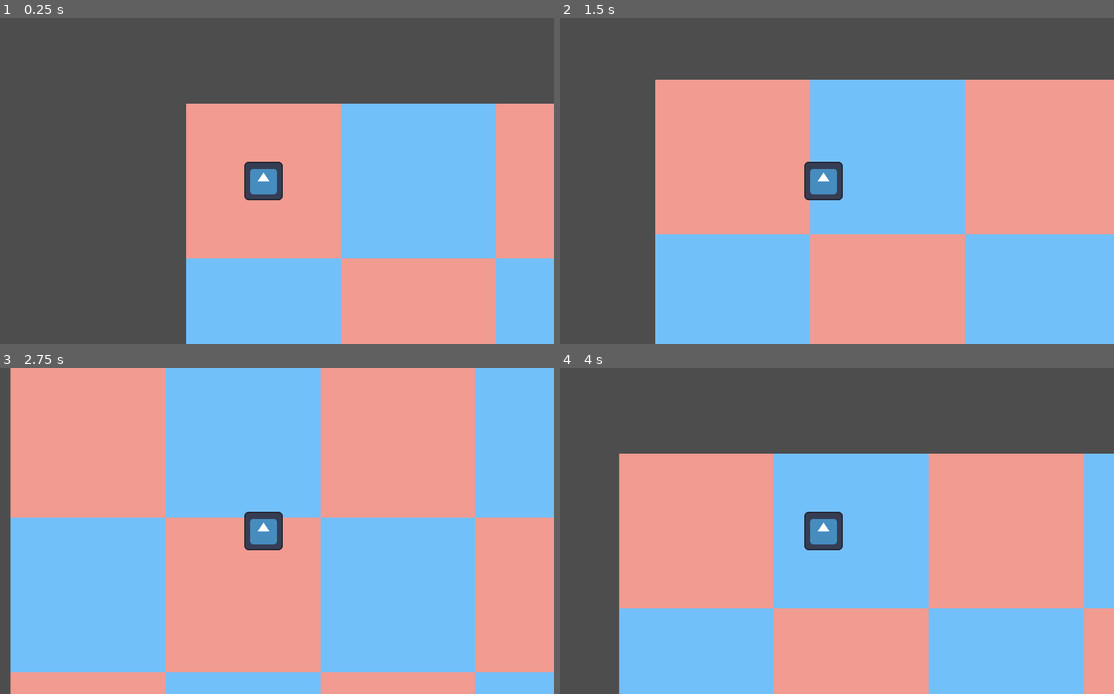
Above: before the commit, frames 1-4 (two rows, left to right).
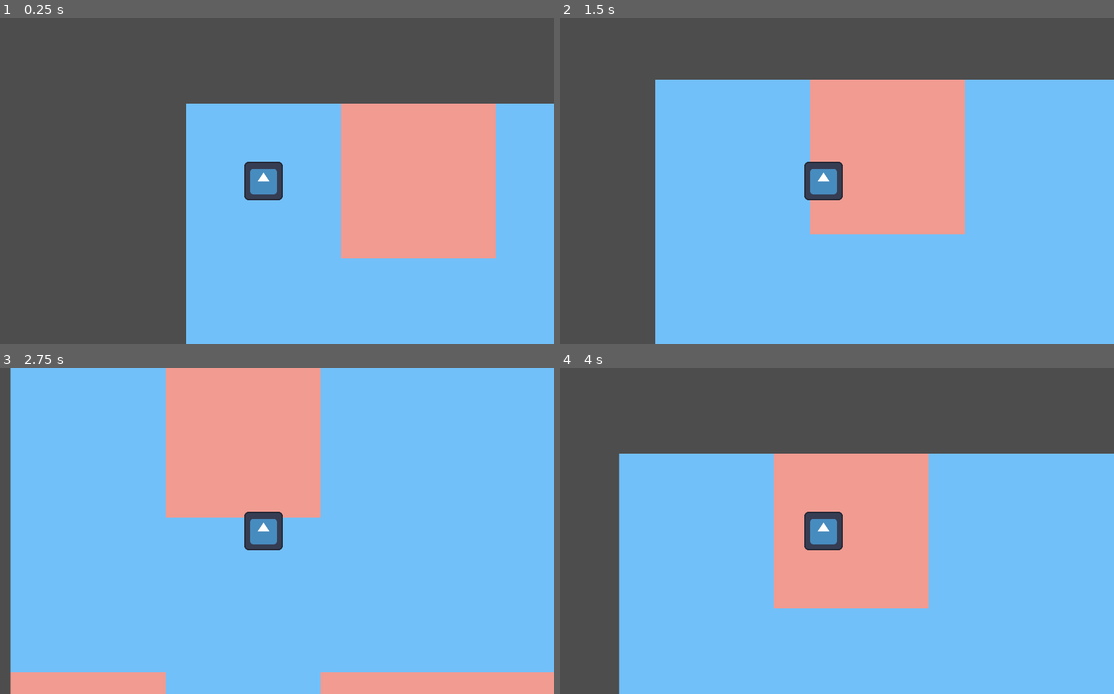
Above: after the commit, the same moments.

Repository: AnselmeDonato/hello_godot
Game: Godot game, scene res://main.tscn
The game is run twice, just before and just after one commit, with the same random seed, the same clock (stepped at 60 frames per second) and the same inputs. The engine's default icon, where the game draws it, is replaced by a stand-in: a white triangle on a blue panel in a dark square.
Inputs:
- Up to frame 1 (0.25 s): no input
- Up to frame 2 (1.5 s): tap Enter at 0.5 s; hold D (right) 0.53-1.28 s; hold S (down) from 1.28 s (still down)
- Up to frame 3 (2.75 s): release S (down) at 2.03 s; hold D (right) from 2.03 s (still down)
- Up to frame 4 (4 s): release D (right) at 2.78 s; hold W (up) 2.78-3.53 s; hold A (left) from 3.53 s (still down)

The runs differ from the first frame. In frame 1, 38% of the frame differs, in the area x 33-100%, y 26-100%; in frame 2, 48%; in frame 3, 59%, in the area x 1-100%, y 0-100%; in frame 4, 48%.

Commit message:
random wave function collapse with two tiles

Diff:
--- a/main.gd
+++ b/main.gd
@@ -3,26 +3,57 @@
 @export var red_tile_scene: PackedScene
 @export var blue_tile_scene: PackedScene
 
+const RED_TILE_INT = 0
+const BLUE_TILE_INT = 1
+
 const TILE_DIMENSION = 512
+const GRID_DIMENSTION = 10
+
+var grid = []
+var tiles_to_collapse_position = []
+
+# Initialize map grid with dictionnaries of all possible tiles
+func initialize_grid(grid_dimentsion: int):
+	var all_possible_tiles = [RED_TILE_INT, BLUE_TILE_INT]
+	all_possible_tiles.sort()
+
+	for y in range(grid_dimentsion):
+		var row = []
+		for x in range(grid_dimentsion):
+			row.append(all_possible_tiles)
+			tiles_to_collapse_position.append([x,y])
+		grid.append(row)
+
+
+func collapse_grid():
+	var rng = RandomNumberGenerator.new()
+
+	while tiles_to_collapse_position.size() > 0:
+		var tile_position = tiles_to_collapse_position.pop_at(rng.randi_range(0, tiles_to_collapse_position.size() - 1))
+		var tile = grid[tile_position[0]][tile_position[1]]
+		var collapsed_tile = tile[rng.randi_range(0, tile.size() - 1)]
+
+		grid[tile_position[0]][tile_position[1]] = collapsed_tile
+
+func show_grid():
+	for y in range(grid.size()):
+		for x in range(grid[0].size()):
+			match grid[x][y]:
+				RED_TILE_INT:
+					var red_tile = red_tile_scene.instantiate()
+					red_tile.position = Vector2(x * TILE_DIMENSION, y * TILE_DIMENSION)
+					add_child(red_tile)
+				BLUE_TILE_INT:
+					var blue_tile = blue_tile_scene.instantiate()
+					blue_tile.position = Vector2(x * TILE_DIMENSION, y * TILE_DIMENSION)
+					add_child(blue_tile)
+
 
 func build_tile_grid(grid_dimension: int):
-	for i in range(grid_dimension):
-		for j in range(grid_dimension):
-
-			if((i + j)%2 == 0):
-				var red_tile = red_tile_scene.instantiate()
-				red_tile.position = Vector2(i * TILE_DIMENSION, j * TILE_DIMENSION)
-				add_child(red_tile)
-			else :
-				var blue_tile = blue_tile_scene.instantiate()
-				blue_tile.position = Vector2(i * TILE_DIMENSION, j * TILE_DIMENSION)
-				add_child(blue_tile)
+	initialize_grid(grid_dimension)
+	collapse_grid()
+	show_grid()
 
 # Called when the node enters the scene tree for the first time.
 func _ready():
 	build_tile_grid(10)
-
-
-# Called every frame. 'delta' is the elapsed time since the previous frame.
-func _process(delta):
-	pass
